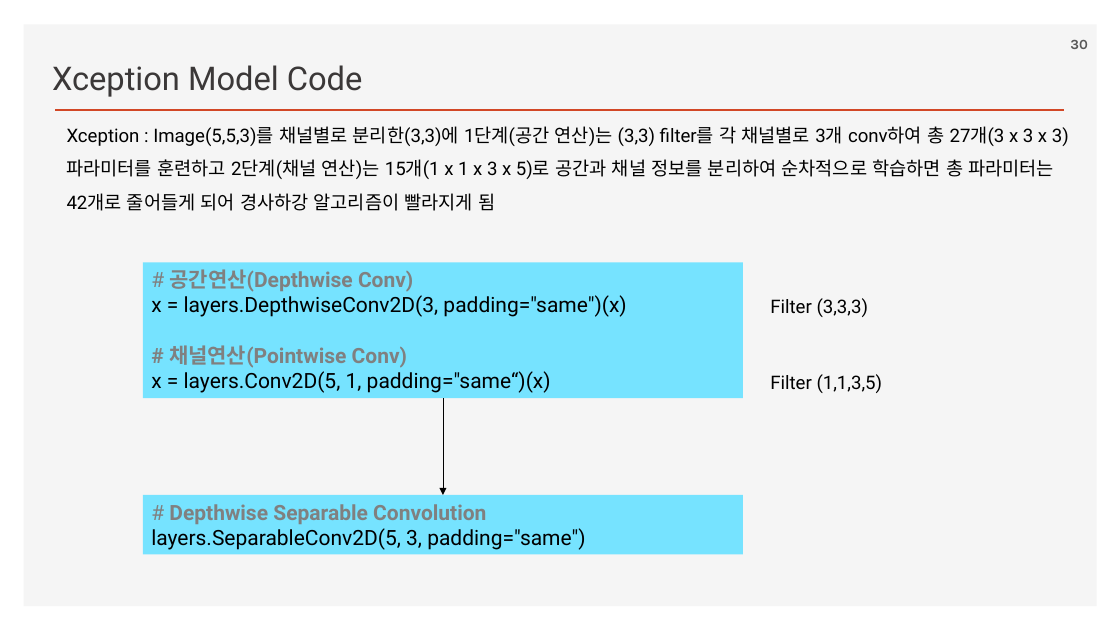
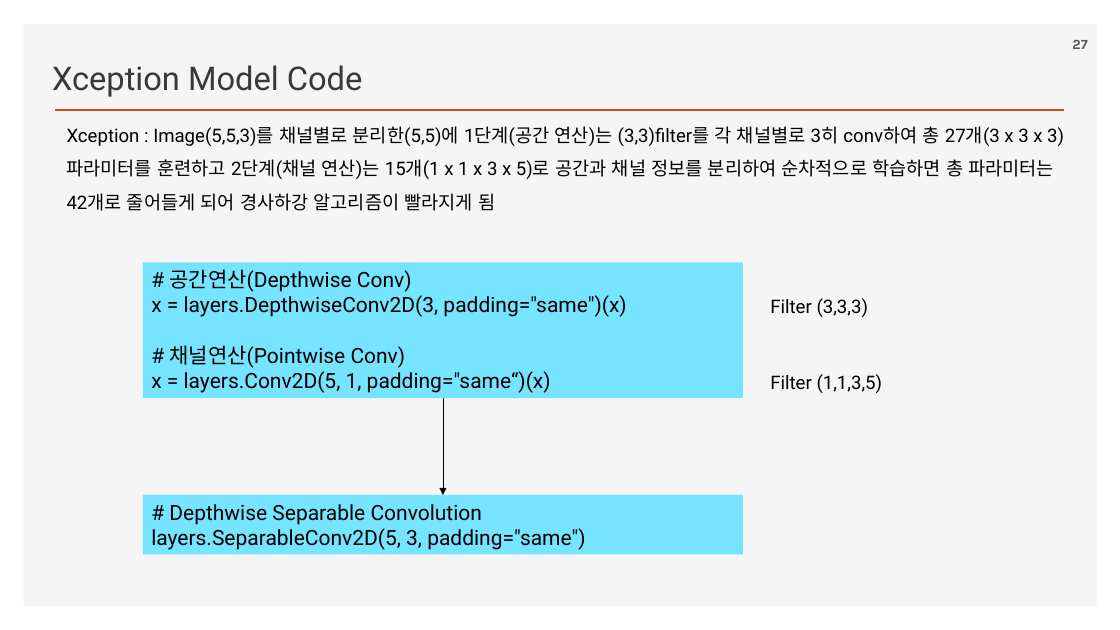
Before and after one commit to ancestor9/2026_Fall_Deep-Learning-with-Python, a slide deck: slide 27 of Chapter 09 ConvNet architecture patterns.pptx (slide 30 before the commit). Drawn at 1120x630 pixels with LibreOffice and Linux fonts; fonts in the diff are those of the drawing; background and template pictures are left out. Boxes give left, top, right and bottom in pixels: in the first picture for what was removed or moved away, otherwise in the second. Text is boxed around its words. In the diff, an @@ line names an element or a change of style, - is before the commit and + after.

```diff
--- a/Chapter 09 ConvNet architecture patterns.pptx
+++ b/Chapter 09 ConvNet architecture patterns.pptx
@@ page number at (1072,40,1087,49): text changed @@
-30
+27
@@ text at (67,126,1064,211): text changed @@
-Xception : Image(5,5,3)를 채널별로 분리한(3,3)에 1단계(공간 연산)는 (3,3) filter를 각 채널별로 3개 conv하여 총 27개(3 x 3 x 3) 파라미터를 훈련하고 2단계(채널 연산)는 15개(1 x 1 x 3 x 5)로 공간과 채널 정보를 분리하여 순차적으로 학습하면 총 파라미터는 42개로 줄어들게 되어 경사하강 알고리즘이 빨라지게 됨
+Xception : Image(5,5,3)를 채널별로 분리한(5,5)에 1단계(공간 연산)는 (3,3)filter를 각 채널별로 3히 conv하여 총 27개(3 x 3 x 3)파라미터를 훈련하고 2단계(채널 연산)는 15개(1 x 1 x 3 x 5)로 공간과 채널 정보를 분리하여 순차적으로 학습하면 총 파라미터는 42개로 줄어들게 되어 경사하강 알고리즘이 빨라지게 됨
@@ text in rectangle at (169,269,412,368): text colour #808080 to #000000 in "# 공간연산(Depthwise Conv)", "# 채널연산(Pointwise Conv)"; bold off in "공간연산(Depthwise Conv)", "# 채널연산(Pointwise Conv)" @@
@@ text in rectangle at (169,504,482,525): text colour #808080 to #000000 in "# Depthwise Separable Convolution"; bold off in "Depthwise Separable Convolution" @@
```
Also in this commit, not shown: 12 other slides changed.
